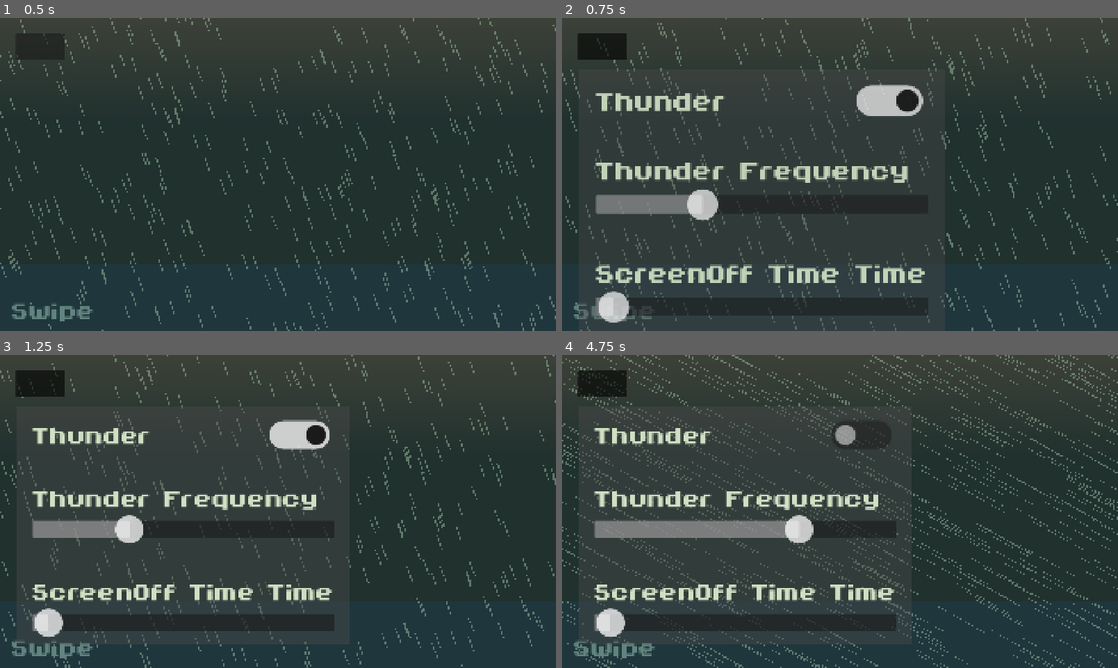
Above: before the commit, frames 1-4 (two rows, left to right).
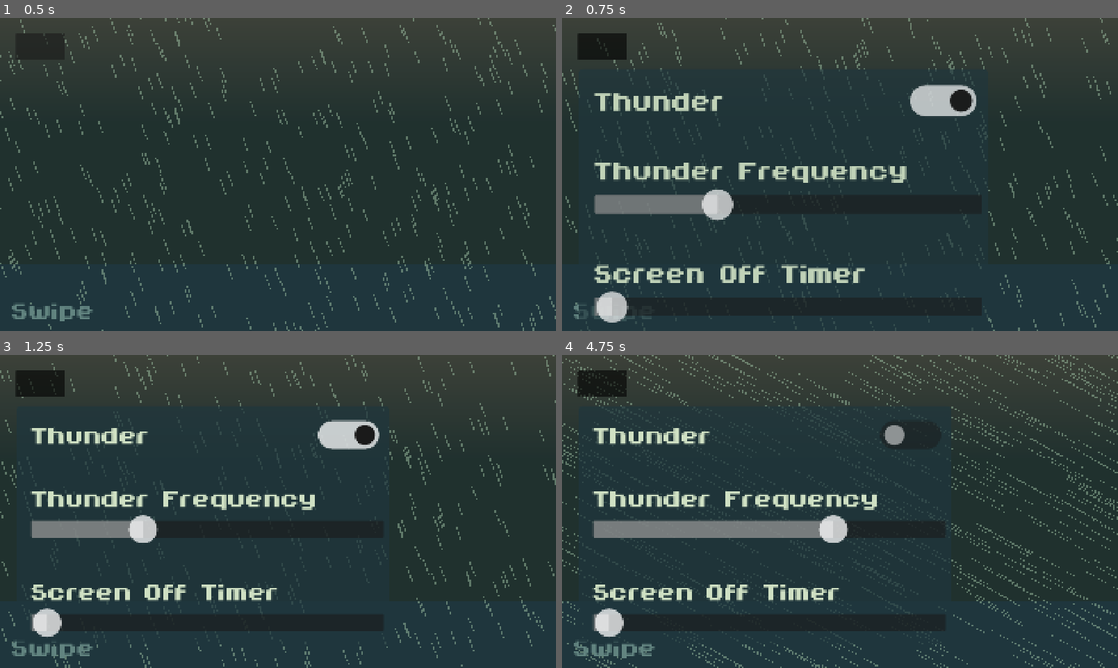
Above: after the commit, the same moments.

Repository: IgorD69/MIZU
Game: Godot game, scene res://Scenes/RainScene.tscn
Same seed, same stepped clock (60 frames per second), same inputs: the game is played once before the commit and once after it.
Inputs (mouse positions are in pixels of both pictures, inside the frame that each line leads up to; where the layout moved, square brackets give the same spot in the first picture):
- Up to frame 1 (0.5 s): no input
- Up to frame 2 (0.75 s): click (600, 46) at 0.5 s
- Up to frame 3 (1.25 s): no input
- Up to frame 4 (4.75 s): click (912, 436) [862, 436] at 1.25 s; click (912, 436) [862, 436] at 2 s; click (912, 436) [862, 436] at 2.75 s; move the mouse to (962, 495) at 3.52 s; click (962, 495) at 3.67 s; drag from (728, 527) to (812, 574) at 4.27 s

Frame 1 is identical in both runs. In frame 2, 7.7% of the frame differs, in the area x 3-77%, y 16-100%; in frame 3, 6.3%; in frame 4, 6.6%.

Commit message:
Timer update

Diff:
--- a/Scenes/RainScene.tscn
+++ b/Scenes/RainScene.tscn
@@ -33,6 +33,13 @@
 shader_parameter/base_rain_speed = 6.3400002978901195
 shader_parameter/slant = 0.2
 shader_parameter/rain_density = 1.0
+
+[sub_resource type="StyleBoxFlat" id="StyleBoxFlat_0hart"]
+bg_color = Color(0.12156863, 0.21176471, 0.23921569, 0.7176471)
+corner_radius_top_left = 16
+corner_radius_top_right = 16
+corner_radius_bottom_right = 16
+corner_radius_bottom_left = 16
 
 [sub_resource type="StyleBoxEmpty" id="StyleBoxEmpty_0hart"]
 
@@ -243,14 +250,13 @@
 offset_bottom = 145.0
 script = ExtResource("9_gj8sf")
 
-[node name="Settings_Panel" type="ColorRect" parent="MenuButton" unique_id=125808883]
-visible = false
+[node name="Settings_Panel" type="Panel" parent="MenuButton" unique_id=44073921]
 layout_mode = 1
 offset_left = 2.0
 offset_top = 123.0
-offset_right = 1154.0
+offset_right = 1292.0
 offset_bottom = 947.0
-color = Color(0.29803923, 0.29803923, 0.29803923, 0.40392157)
+theme_override_styles/panel = SubResource("StyleBoxFlat_0hart")
 
 [node name="VBoxContainer4" type="VBoxContainer" parent="MenuButton/Settings_Panel" unique_id=1970328041]
 layout_mode = 1
@@ -259,9 +265,9 @@
 anchor_top = 0.5
 anchor_right = 0.5
 anchor_bottom = 0.5
-offset_left = -520.0
+offset_left = -594.0
 offset_top = -372.5
-offset_right = 523.0
+offset_right = 624.0
 offset_bottom = 391.5
 grow_horizontal = 2
 grow_vertical = 2
@@ -272,7 +278,7 @@
 
 [node name="HBoxContainer" type="HBoxContainer" parent="MenuButton/Settings_Panel/VBoxContainer4/VBoxContainer2" unique_id=1436218344]
 layout_mode = 2
-theme_override_constants/separation = 394
+theme_override_constants/separation = 568
 
 [node name="Label2" type="Label" parent="MenuButton/Settings_Panel/VBoxContainer4/VBoxContainer2/HBoxContainer" unique_id=1249242555]
 layout_mode = 2
@@ -328,14 +334,13 @@
 theme_override_colors/font_color = Color(0.8117647, 0.8784314, 0.7647059, 1)
 theme_override_fonts/font = ExtResource("5_iweig")
 theme_override_font_sizes/font_size = 140
-text = "ScreenOff Time"
+text = "Screen Off Timer"
 
 [node name="ScreenOFFTime" type="Label" parent="MenuButton/Settings_Panel/VBoxContainer4/VBoxContainer3/HBoxContainer" unique_id=1758112915]
 layout_mode = 2
 theme_override_colors/font_color = Color(0.8117647, 0.8784314, 0.7647059, 1)
 theme_override_fonts/font = ExtResource("5_iweig")
 theme_override_font_sizes/font_size = 140
-text = "Time"
 
 [node name="ScreenOffSlider" type="HSlider" parent="MenuButton/Settings_Panel/VBoxContainer4/VBoxContainer3" unique_id=44632471]
 layout_mode = 2
@@ -344,7 +349,7 @@
 theme_override_icons/grabber_disabled = SubResource("DPITexture_fgdq3")
 theme_override_icons/tick = SubResource("DPITexture_8x3gw")
 theme_override_styles/slider = SubResource("StyleBoxFlat_6dyqi")
-max_value = 7.0
+max_value = 6.0
 script = ExtResource("10_0hart")
 
 [node name="ScreenTimeoutTimer" type="Timer" parent="MenuButton" unique_id=215868806]
--- a/Scripts/menu_button.gd
+++ b/Scripts/menu_button.gd
@@ -1,6 +1,6 @@
 extends Button
 
-@onready var settings_panel: ColorRect = $Settings_Panel
+@onready var settings_panel: Panel = $Settings_Panel
 var panel_tween: Tween
 
 
--- a/Scripts/rain_scene.gd
+++ b/Scripts/rain_scene.gd
@@ -120,12 +120,12 @@
 	var min_thunder_time = 3.0
 	var max_thunder_time = 30.0
 
-	var calcul_timp = remap(value, 1.0, 5.0, max_thunder_time, min_thunder_time)
+	var time_calc = remap(value, 1.0, 5.0, max_thunder_time, min_thunder_time)
 
 	if value == 0:
 		thunder_timer.stop()
 		return
-	thunder_freq_amount = clamp(calcul_timp, min_thunder_time, max_thunder_time)
+	thunder_freq_amount = clamp(time_calc, min_thunder_time, max_thunder_time)
 
 	thunder_timer.wait_time = thunder_freq_amount
 
--- a/Scripts/screen_off_slider.gd
+++ b/Scripts/screen_off_slider.gd
@@ -29,5 +29,16 @@
 		screen_off_time.text = "%02d:%02d" % [minutes_remain, seconds_remain]
 
 func _on_value_changed(value: float) -> void:
-	if value == 0: screen_off_time.text = "TIME"
-	set_display_off_timer(value)
+	var new_parse_value: float
+
+	if value == 1: new_parse_value = 1
+	elif value == 2: new_parse_value = 5
+	elif value == 3: new_parse_value = 10
+	elif value == 4: new_parse_value = 20
+	elif value == 5: new_parse_value = 45
+	elif value == 6: new_parse_value = 60
+
+	screen_off_time.text = str(new_parse_value)
+	if value == 0: screen_off_time.text = ""
+
+	set_display_off_timer(new_parse_value)
